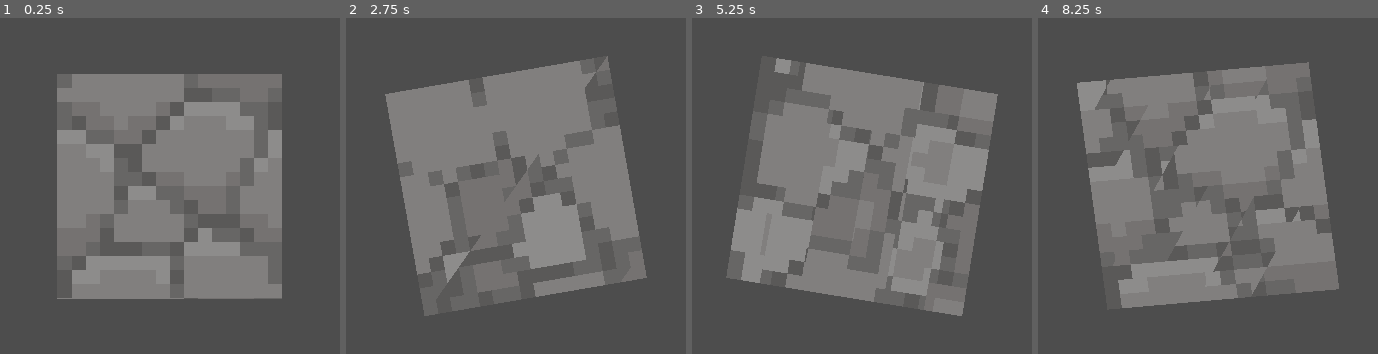
Above: before the commit, frames 1-4 (left to right).
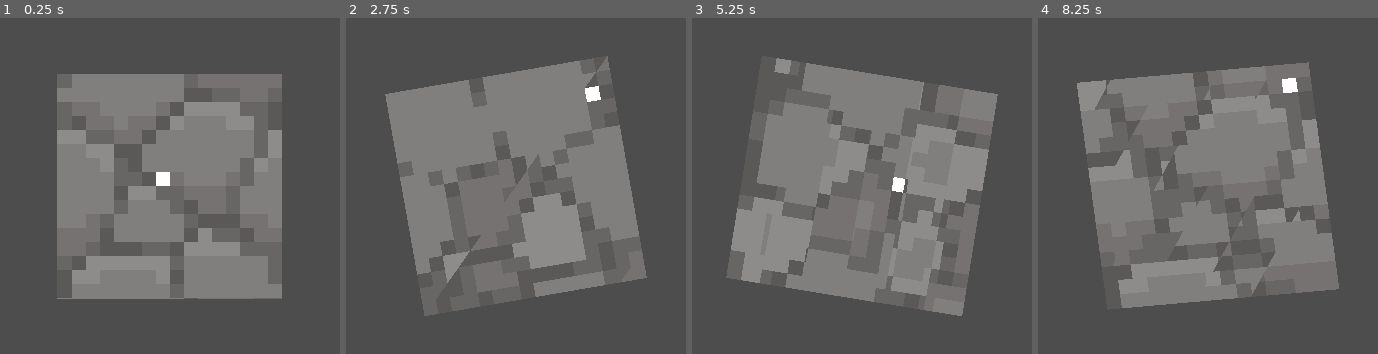
Above: after the commit, the same moments.

Repository: Z53-INCOMING/krita-3d
Game: Godot game, scene res://program.tscn
Two runs of this game, one before a commit and one after it. Both use one fixed random seed, a clock stepped at 60 frames per second and the inputs below.
Inputs (mouse positions are in pixels of both pictures, inside the frame that each line leads up to):
- Up to frame 1 (0.25 s): no input
- Up to frame 2 (2.75 s): tap Enter at 0.5 s; move the mouse to (outside the picture) at 0.52 s; hold Right (ui_right) 0.53-1.28 s; move the mouse to (356, 209) at 1.27 s; hold Down (ui_down) 1.28-2.03 s; move the mouse to (597, 88) at 2.02 s; hold Right (ui_right) from 2.03 s (still down)
- Up to frame 3 (5.25 s): move the mouse to (821, 276) at 2.77 s; move the mouse to (outside the picture) at 3.52 s; release Right (ui_right) at 3.53 s; hold Left (ui_left) 3.53-5.03 s; move the mouse to (outside the picture) at 4.27 s; move the mouse to (902, 186) at 5.02 s; hold Down (ui_down) from 5.03 s (still down)
- Up to frame 4 (8.25 s): move the mouse to (1089, 75) at 5.77 s; release Down (ui_down) at 5.78 s; hold Right (ui_right) 5.78-8.03 s; move the mouse to (outside the picture) at 6.52 s; move the mouse to (1048, 209) at 7.27 s; move the mouse to (1289, 88) at 8.02 s; hold Down (ui_down) from 8.03 s (still down)

The runs differ from the first frame. In frame 1, 0.2% of the frame differs, in the area x 45-50%, y 45-50%; in frame 2, 0.2%; in frame 3, 0.1%; in frame 4, 0.2%, in the area x 71-77%, y 17-23%.

Commit message:
mouse position

Diff:
--- a/3d image visualizer.gdshader
+++ b/3d image visualizer.gdshader
@@ -9,6 +9,8 @@
 uniform mat3 rotation;
 
 uniform float display_size = 0.5;
+
+uniform vec3 mouse_position;
 
 void fragment() {
 	vec2 cropped_UV = UV * (vec2(16.0, 9.0) / 9.0);
@@ -29,5 +31,8 @@
 		float offset_from_z_axis = floor(pixel_pos.z * float_z_width) / float_z_width;
 
 		COLOR = texture(image, scaled_2d_pos + vec2(0.0, offset_from_z_axis));
+		if (floor(mouse_position * float_z_width) / float_z_width == floor(pixel_pos * float_z_width) / float_z_width) {
+			COLOR = vec4(1.0);
+		}
 	}
 }
--- a/program.gd
+++ b/program.gd
@@ -2,7 +2,9 @@
 
 @onready var screen = $ColorRect
 
-var matrix = Basis.IDENTITY
+var matrix := Basis.IDENTITY
+
+var display_size := 0.5
 
 func _process(delta):
 	if Input.is_action_pressed("ui_down"):
@@ -12,3 +14,16 @@
 	if Input.is_action_pressed("ui_left"):
 		matrix = Basis.from_euler(Vector3(delta, 0.0, 0.0) * 2.0) * matrix
 	screen.material.set_shader_parameter("rotation", matrix)
+
+	var mouse_position_2d = get_global_mouse_position() / Vector2(2560.0, 1440.0)
+	mouse_position_2d *= Vector2(16.0, 9.0) / 9.0
+	mouse_position_2d *= 1.0 / display_size
+	mouse_position_2d -= Vector2(16.0 / 9.0 * (1.0 / (display_size * 2.0)), (1.0 / (display_size * 2.0)))
+	mouse_position_2d += Vector2(0.5, 0.5)
+
+	var mouse_position_3d := Vector3(mouse_position_2d.x, mouse_position_2d.y, 0.5)
+	mouse_position_3d -= Vector3.ONE * 0.5
+	mouse_position_3d *= matrix
+	mouse_position_3d += Vector3.ONE * 0.5
+
+	screen.material.set_shader_parameter("mouse_position", mouse_position_3d)
--- a/program.tscn
+++ b/program.tscn
@@ -10,6 +10,7 @@
 shader_parameter/z_offset = 0.5
 shader_parameter/rotation = Basis(1, 0, 0, 0, 1, 0, 0, 0, 1)
 shader_parameter/display_size = 0.5
+shader_parameter/mouse_position = null
 shader_parameter/image = ExtResource("2_yhju4")
 
 [node name="Program" type="Control"]
